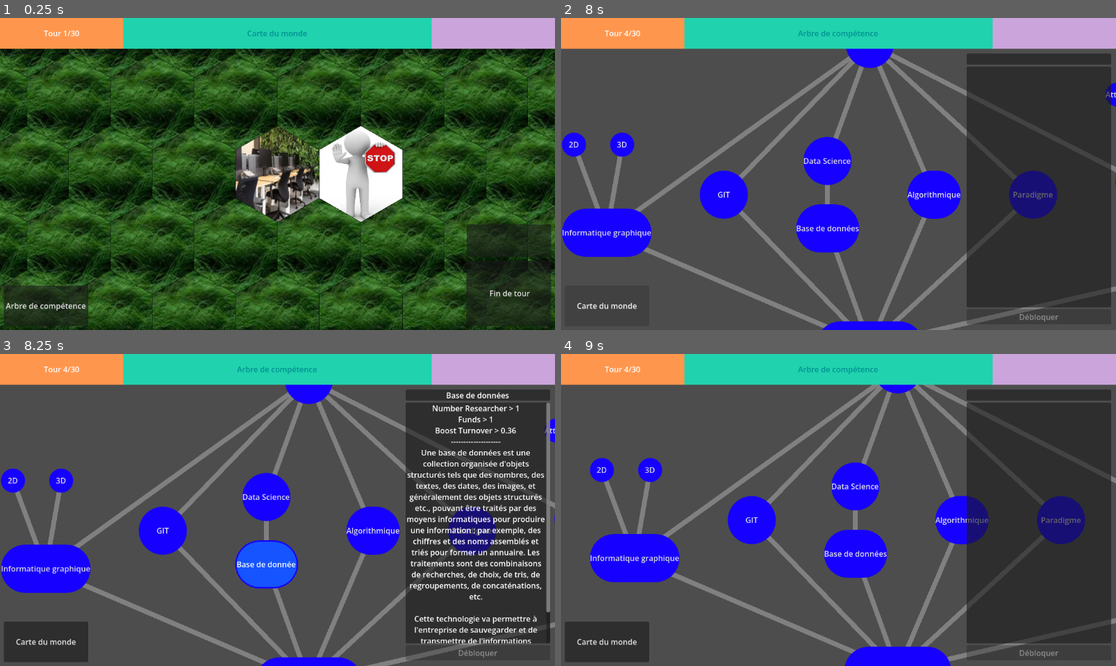
Above: before the commit, frames 1-4 (two rows, left to right).
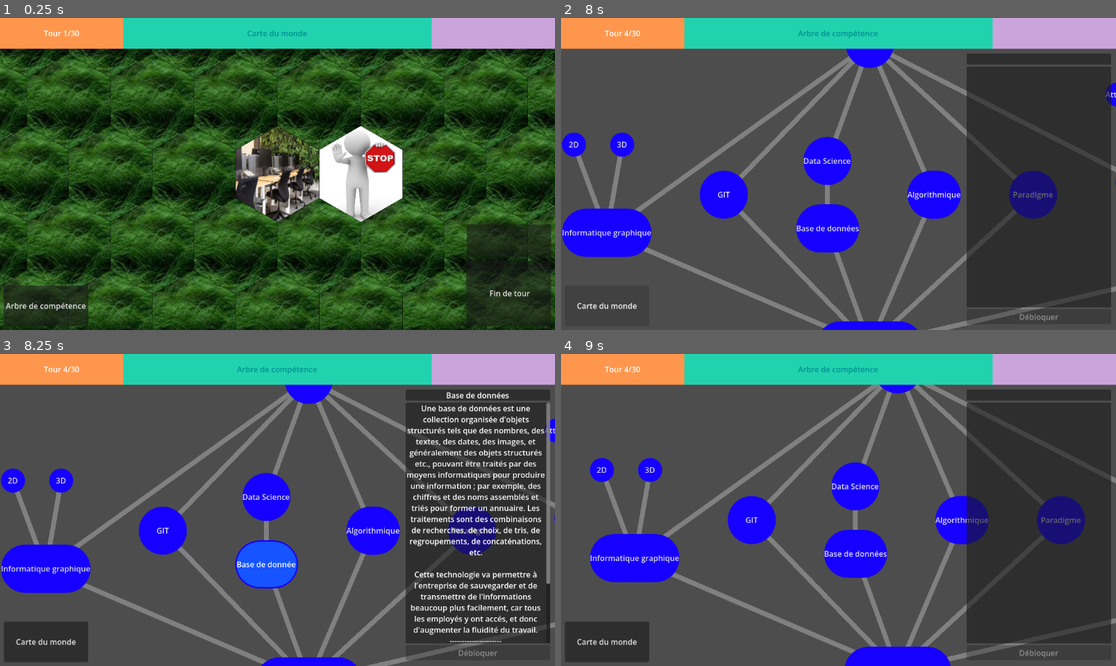
Above: after the commit, the same moments.

Repository: Shoshore/M2-Projet_Jeux_Serieux
Game: Godot game, scene res://Scenes/tile_map.tscn
Same seed, same stepped clock (60 frames per second), same inputs: the game is played once before the commit and once after it. The engine's default icon, where the game draws it, is replaced by a stand-in: a white triangle on a blue panel in a dark square.
Inputs (mouse positions are in pixels of both pictures, inside the frame that each line leads up to):
- Up to frame 1 (0.25 s): no input
- Up to frame 2 (8 s): click "Fin de tour" at 0.5 s; click "Arbre de compétence" at 1.25 s; tap Enter at 2, 6.5 s; move the mouse to (960, 158) at 2.02 s; click (960, 158) at 2.17 s; click "Fin de tour" at 2.75 s; click "Arbre de compétence" at 3.5 s; tap Space at 4.25, 7.25 s; drag from (727, 189) to (810, 236) at 4.27 s; click "Fin de tour" at 5 s; click "Arbre de compétence" at 5.75 s; move the mouse to (894, 105) at 6.52 s; click (894, 105) at 6.67 s; drag from (810, 236) to (627, 292) at 7.27 s
- Up to frame 3 (8.25 s): tap Enter at 8 s; move the mouse to (444, 556) at 8.02 s; click (444, 556) at 8.17 s
- Up to frame 4 (9 s): tap Space at 8.75 s; drag from (672, 463) to (755, 432) at 8.77 s

Frames 1-2 are identical in both runs. In frame 3, 5.7% of the frame differs, in the area x 73-100%, y 16-93%; in frame 4, nothing differs.

Commit message:
Now skill tree display what a node provide when unlocked

Diff:
--- a/scripts/skillTree/skillTreeBehaviour.gd
+++ b/scripts/skillTree/skillTreeBehaviour.gd
@@ -73,53 +73,52 @@
 	s.effects.append(skillEffect)
 
 func is_conditions_filled(s: Skill) -> bool:
-	if company._number_developer < s.conditions.number_developer:
-		return false
-	if company._number_researcher < s.conditions.number_researcher:
-		return false
-	if company._number_recruiter < s.conditions.number_recruiter:
-		return false
-	if company._funds < s.conditions.funds:
-		return false
-	if company._boost_turnover < s.conditions.boost_turnover:
+	if company._number_developer <= s.conditions.number_developer:
+		return false
+	if company._number_researcher <= s.conditions.number_researcher:
+		return false
+	if company._number_recruiter <= s.conditions.number_recruiter:
+		return false
+	if company._funds <= s.conditions.funds:
 		return false
 	if company._mood_gauge < s.conditions.mood_gauge:
 		return false
-	if company._boost_mood < s.conditions.boost_mood:
-		return false
 	return true
 
 func display_conditions(s: Skill) -> String:
-	var text := ""
+	var text := "Condition d'obtention : \n"
 	if s.conditions.number_developer > 0:
-		text += "Number Developer > "
+		text += "Nombre de développeur nécessaire : "
 		text += str(s.conditions.number_developer)
 		text += "\n"
 	if s.conditions.number_researcher > 0:
-		text += "Number Researcher > "
+		text += "Nombre de chercheur nécessaire : "
 		text += str(s.conditions.number_researcher)
 		text += "\n"
-	if s.conditions.number_recruiter > 0:
-		text += "Number Recruiter > "
-		text += str(s.conditions.number_recruiter)
-		text += "\n"
 	if s.conditions.funds > 0:
-		text += "Funds > "
+		text += "Quantité d'argent nécessaire : "
 		text += str(s.conditions.funds)
-		text += "\n"
-	if s.conditions.boost_turnover > 0:
-		text += "Boost Turnover > "
-		text += str(s.conditions.boost_turnover)
-		text += "\n"
+		text += "€\n"
 	if s.conditions.mood_gauge > 0:
-		text += "Mood gauge > "
+		text += "Quantité d'humeur nécessaire :  "
 		text += str(s.conditions.mood_gauge)
 		text += "\n"
-	if s.conditions.boost_mood > 0:
-		text += "Boost mood > "
-		text += str(s.conditions.boost_mood)
-		text += "\n"
 	return text
+
+
+func display_boost(s: Skill) -> String:
+	var text := "Gain d'acquisition du noeud :\n"
+	for effect in s.effects:
+		if effect.variable_name == "_boost_turnover":
+			text += "Gain de revenue : "
+			text += str(effect.value)
+			text += "\n"
+		if effect.variable_name == "_mood_gauge":
+			text += "Gain d'humeur : "
+			text += str(effect.value)
+			text += "\n"
+	return text
+
 
 func can_unlock_skill(s: Skill) -> bool :
 	# Si la compétence est déjà débloqué on la débloque pas
@@ -158,7 +157,13 @@
 # Affichage de la compétence dans la fenetre
 func display_skill(skill: Skill) -> void:
 	skill_name.text = skill.name
-	skill_description.text = display_conditions(skill) + "--------------------\n" + skill.description
+	skill_description.text = skill.description
+	var text_cond = display_conditions(skill)
+	var text_boost = display_boost(skill)
+	if text_cond != "Condition d'obtention : \n":
+		skill_description.text += "\n---------------------\n" + text_cond
+	if text_boost != "Gain d'acquisition du noeud :\n":
+		skill_description.text += "\n---------------------\n" + text_boost
 	skill_description.scroll_to_line(0)  # revient en haut pour chaque nouvelle compétence
 	if skill.id in unlocked and is_conditions_filled(skill):
 		unlock_button.text = unlock_text
